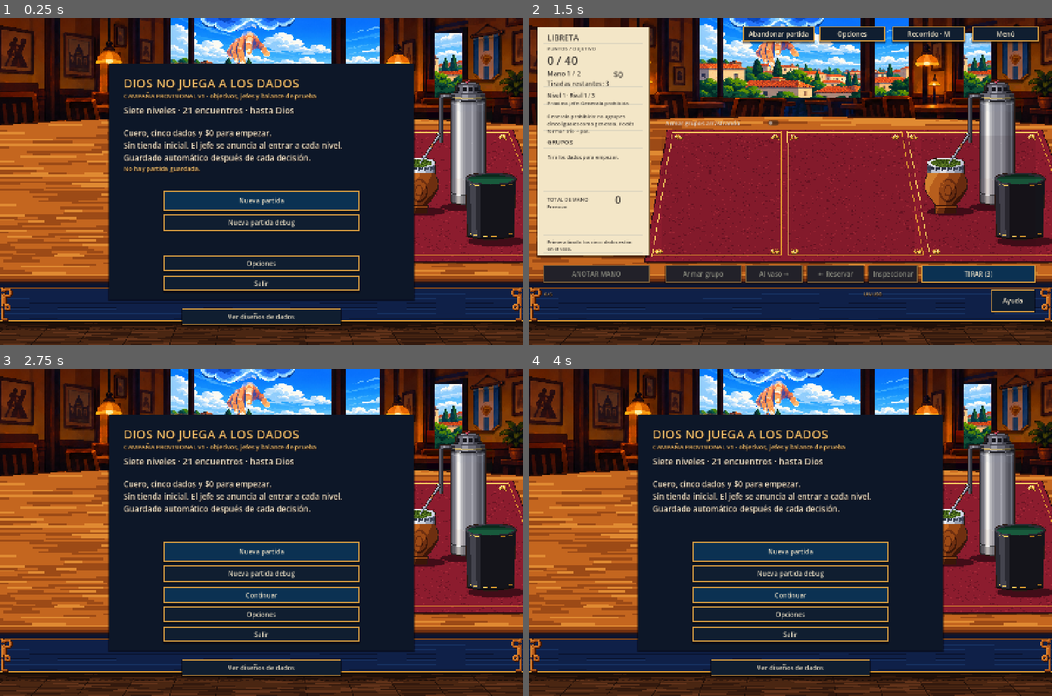
Above: before the commit, frames 1-4 (two rows, left to right).
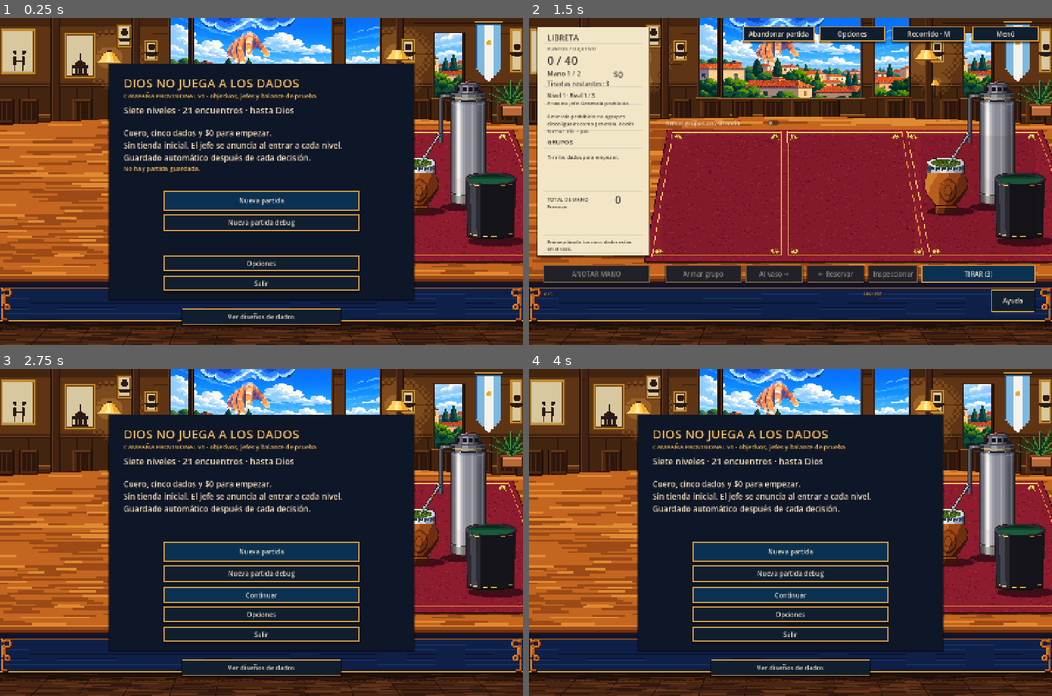
Above: after the commit, the same moments.

Repository: nicookazan/project-dice
Game: Godot game, scene res://main.tscn
Same seed, same stepped clock (60 frames per second), same inputs: the game is played once before the commit and once after it.
Inputs:
- Up to frame 1 (0.25 s): no input
- Up to frame 2 (1.5 s): click "Nueva partida" at 0.5 s; click "Empezar primer encuentro" at 1.25 s
- Up to frame 3 (2.75 s): click "Menú" at 2 s
- Up to frame 4 (4 s): click "Nueva partida debug" at 2.75 s; click "Seguir jugando" at 3.5 s

The runs differ from the first frame. In frame 1, 11% of the frame differs, in the area x 0-100%, y 0-33%; in frame 2, 9.4%; in frame 3, 11%; in frame 4, 11%.

Commit message:
Rehacer el salón del club en pixel art por código
Co-Authored-By: Claude Sonnet 5.5 <noreply@anthropic.com>

Diff:
--- a/scripts/backdrop.gd
+++ b/scripts/backdrop.gd
@@ -8,7 +8,7 @@
 const CUP_TABLE_ART = preload("res://assets/art/environment-v2/vaso-cuero-negro-mesa-v2.png")
 const CUP_SHOP_ART = preload("res://assets/art/environment-v2/vaso-cuero-negro-tienda-v1.png")
 const TABLE_V3 = preload("res://assets/art/pixel-v3/mesa-v3.png")
-const TABLE_PATCH_V3 = preload("res://assets/art/pixel-v3/mesa-parche-v3.png")
+const SALON_V3 = preload("res://assets/art/pixel-v3/salon-v3.png")
 const THERMOS_TABLE_V3 = preload("res://assets/art/pixel-v3/termo-mesa-v3.png")
 const MATE_V3 = preload("res://assets/art/pixel-v3/mate-v3.png")
 const CUP_V3 = preload("res://assets/art/pixel-v3/vaso-v3.png")
@@ -74,8 +74,8 @@
 	var cup_patch := Rect2(50, 640, 280, 235) if shop_mode else Rect2(1100, 330, 320, 260)
 	var cup_scale := Vector2(cup_art.get_size()) / Vector2(1440, 900)
 	if shop_mode: draw_texture_rect_region(cup_art, cup_patch, Rect2(cup_patch.position * cup_scale, cup_patch.size * cup_scale))
-	# Rebuilds the room behind the old thermos until the salon is redrawn (phase 4).
-	else: draw_texture_rect(TABLE_PATCH_V3, Rect2(1176, 168, 180, 128), false)
+	# Pixel-v3 club room (walls, lamps, pictures, chairs); windows are drawn over it.
+	else: draw_texture_rect(SALON_V3, Rect2(0, 0, 1440, 300), false)
 	var panels := {"dia": 0, "tarde": 1, "noche": 2, "espacio": 3, "agujero_negro": 4, "cielo": 5}
 	var cell := Vector2(EXTERIORS.get_size()) / Vector2(2, 3)
 	var index: int = panels.get(environment_id, 0)
--- a/tools/art/make_mesa.gd
+++ b/tools/art/make_mesa.gd
@@ -3,7 +3,6 @@
 ##   mesa-v3.png        madera + paño bordó + frente + piso (720×314 lógicos, desde la fila 136)
 ##   termo-mesa-v3.png  el termo de la tienda alargado para la mesa (72×175)
 ##   mate-v3.png, vaso-v3.png  objetos sobre el paño
-##   mesa-parche-v3.png fondo reconstruido detrás del termo viejo (hasta la Fase 4)
 ## Ejecutar: godot --path . --script res://tools/art/make_mesa.gd   (con GPU no hace falta; headless sirve)
 
 const PixelLib = preload("res://tools/art/pixel_lib.gd")
@@ -351,22 +350,6 @@
 	PixelLib.outline(img)
 	return img
 
-# ---------- parche del fondo detrás del termo viejo ----------
-func make_patch() -> Image:
-	var src := Image.load_from_file(ProjectSettings.globalize_path(BASE_PLATE))
-	var sx := float(src.get_width()) / 1440.0
-	var sy := float(src.get_height()) / 900.0
-	var img := PixelLib.make(90, 64)
-	for ly in range(64):
-		var py := 168 + ly * 2 + 1
-		var left := src.get_pixel(int(1170 * sx), int(py * sy))
-		var right := src.get_pixel(int(1360 * sx), int(py * sy))
-		for lx in range(90):
-			var t := (lx + 0.5) / 90.0
-			var c := left.lerp(right, t)
-			c = Color(roundf(c.r * 20.0) / 20.0, roundf(c.g * 20.0) / 20.0, roundf(c.b * 20.0) / 20.0, 1.0)
-			img.set_pixel(lx, ly, c)
-	return img
 
 func upscale(img: Image, k: int) -> Image:
 	var big := img.duplicate() as Image
@@ -381,17 +364,14 @@
 	var thermos := make_thermos_table()
 	var mate := make_mate()
 	var cup := make_cup()
-	var patch := make_patch()
 	table.get_region(Rect2i(0, TOP, W, H - TOP)).save_png(OUT + "mesa-v3.png")
 	thermos.save_png(OUT + "termo-mesa-v3.png")
 	mate.save_png(OUT + "mate-v3.png")
 	cup.save_png(OUT + "vaso-v3.png")
-	patch.save_png(OUT + "mesa-parche-v3.png")
 	# vista previa 1440×900 con las mismas posiciones que usa backdrop.gd
 	var plate := Image.load_from_file(ProjectSettings.globalize_path(BASE_PLATE))
 	plate.resize(1440, 900, Image.INTERPOLATE_NEAREST)
 	plate.convert(Image.FORMAT_RGBA8)
-	blit(plate, patch, 1176, 168)
 	blit(plate, table, 0, 0)
 	blit(plate, thermos, 1203, 168)
 	blit(plate, mate, 1088, 310)
--- /dev/null
+++ b/tools/art/make_salon.gd
@@ -0,0 +1,258 @@
+extends SceneTree
+## Genera pixel-v3/salon-v3.png: el salón del club (720×150 px lógicos = 1440×300 px).
+## Las ventanas se dibujan aparte (panorama animado); acá solo se dibuja su marco.
+## Ejecutar: godot --headless --path . --script res://tools/art/make_salon.gd
+
+const PixelLib = preload("res://tools/art/pixel_lib.gd")
+const Mask = preload("res://tools/art/mask.gd")
+const OUT := "res://assets/art/pixel-v3/salon-v3.png"
+const BASE_PLATE := "res://assets/art/environment-v2/mesa-libreta-frontal-v1.png"
+const W := 720
+const H := 150
+
+const WALL := [Color("2a160c"), Color("43240f"), Color("5e3414"), Color("7c4a1c"), Color("9a6228")]
+const BEAM := [Color("1a0c06"), Color("2e1810"), Color("422212"), Color("5c3318")]
+const CHAIR := [Color("1c0d07"), Color("33180c"), Color("4d2812"), Color("6a3a18")]
+const SHADE := [Color("8a4a10"), Color("c87a18"), Color("f0a828"), Color("ffd060"), Color("fff0a0")]
+const LEAF := [Color("0e2a14"), Color("1a4a22"), Color("2c6a30"), Color("4a8c3c")]
+const FRAME := Color("c08a30")
+const FRAME_DK := Color("6a3e12")
+const PAPER := Color("d8c8a0")
+const INK := Color("2a1a14")
+const WINDOWS := [Rect2(470, 0, 47, 217), Rect2(534, 0, 378, 219), Rect2(952, 0, 92, 215), Rect2(1198, 43, 73, 177)]
+# lámparas: [x, y de la pantalla, tamaño, ¿colgante?]
+const LAMPS := [[150, 54, 17, true], [161, 86, 8, false], [547, 50, 17, true], [559, 88, 8, false]]
+
+var img: Image
+
+func hash2(x: int, y: int, s: int = 0) -> float:
+	var n: int = (x * 374761393 + y * 668265263 + s * 1442695041) & 0x7fffffff
+	n = ((n ^ (n >> 13)) * 1274126177) & 0x7fffffff
+	n = n ^ (n >> 16)
+	return float(n & 0xffff) / 65535.0
+
+func put(x: int, y: int, c: Color) -> void:
+	if x >= 0 and y >= 0 and x < W and y < H: img.set_pixel(x, y, c)
+
+func rect(x: int, y: int, w: int, h: int, c: Color) -> void:
+	for j in range(h):
+		for i in range(w): put(x + i, y + j, c)
+
+func halo(x: int, y: int) -> int:
+	var boost := 0
+	for l in LAMPS:
+		var d := Vector2(x - l[0], (y - l[1]) * 1.25).length()
+		var r: float = l[2] * 2.2
+		if d < r * 0.5: boost = maxi(boost, 2)
+		elif d < r: boost = maxi(boost, 1)
+		elif d < r * 1.3 and (x + y) % 2 == 0: boost = maxi(boost, 1)
+	return boost
+
+func wall_color(x: int, y: int) -> Color:
+	var idx := 2
+	if y < 12: idx = 1
+	if y >= 93:  # friso: boiserie de madera con tablones verticales
+		idx = 1
+		if y == 93: idx = 3
+		elif y == 94: idx = 0
+		elif (x + 5) % 22 == 0: idx = 0
+	elif y > 88 and y < 93: idx = 1
+	else:
+		if y % 14 == 7 and hash2(x / 30, y, 1) > 0.6: idx -= 1
+	idx = clampi(idx + halo(x, y), 0, 4)
+	return WALL[idx]
+
+func in_window(x: int, y: int) -> bool:
+	for w in WINDOWS:
+		if x * 2 >= w.position.x - 1 and x * 2 < w.end.x + 1 and y * 2 >= w.position.y and y * 2 < w.end.y: return true
+	return false
+
+func beam(x: int, y0: int, y1: int, w: int) -> void:
+	for y in range(y0, y1):
+		for i in range(w):
+			var c: Color = BEAM[2]
+			if i == 0: c = BEAM[0]
+			elif i == 1: c = BEAM[3]
+			elif i == w - 1: c = BEAM[0]
+			elif i == w - 2: c = BEAM[1]
+			put(x + i, y, c)
+
+func window_frames() -> void:
+	for w in WINDOWS:
+		var x0 := int(w.position.x / 2.0)
+		var x1 := ceili(w.end.x / 2.0)
+		var y0 := int(w.position.y / 2.0)
+		var y1 := ceili(w.end.y / 2.0)
+		beam(x0 - 4, y0 - (4 if y0 > 0 else 0), y1 + 4, 4)
+		beam(x1, y0 - (4 if y0 > 0 else 0), y1 + 4, 4)
+		if y0 > 0:
+			for x in range(x0 - 4, x1 + 4):
+				put(x, y0 - 4, BEAM[0]); put(x, y0 - 3, BEAM[3]); put(x, y0 - 2, BEAM[2]); put(x, y0 - 1, BEAM[1])
+		for x in range(x0 - 6, x1 + 6):
+			put(x, y1, WALL[4]); put(x, y1 + 1, WALL[3]); put(x, y1 + 2, WALL[1]); put(x, y1 + 3, WALL[0])
+
+func lamp(l: Array) -> void:
+	var cx: int = l[0]
+	var cy: int = l[1]
+	var s: int = l[2]
+	if l[3]:
+		for y in range(0, cy - int(s * 0.5)): put(cx, y, BEAM[1])
+		var hw := s
+		for i in range(int(s * 0.9)):
+			var y := cy - int(s * 0.45) + i
+			var half := int(lerpf(s * 0.35, hw, i / (s * 0.9)))
+			for x in range(cx - half, cx + half + 1):
+				var u := float(x - cx) / maxf(half, 1)
+				var idx := 3 if u < -0.35 else (4 if u < 0.1 else (3 if u < 0.5 else 2))
+				if i >= int(s * 0.9) - 2: idx = 4
+				put(x, y, SHADE[idx])
+			put(cx - half - 1, y, SHADE[0]); put(cx + half + 1, y, SHADE[0])
+		for x in range(cx - hw - 1, cx + hw + 2): put(x, cy + int(s * 0.45), SHADE[0])
+		rect(cx - 2, cy - int(s * 0.5) - 2, 5, 3, BEAM[2])
+	else:
+		# lámpara de mesa: pie fino y pantalla chica
+		rect(cx - 1, cy + 3, 2, 22, BEAM[1])
+		rect(cx - 4, cy + 24, 9, 2, BEAM[2])
+		for i in range(7):
+			var half := 2 + i / 2
+			for x in range(cx - half, cx + half + 1):
+				put(x, cy - 3 + i, SHADE[3 if x < cx else 2])
+			put(cx - half - 1, cy - 3 + i, SHADE[0]); put(cx + half + 1, cy - 3 + i, SHADE[0])
+		for x in range(cx - 6, cx + 7): put(x, cy + 4, SHADE[4])
+
+func picture(x: int, y: int, w: int, h: int, kind: String) -> void:
+	rect(x, y, w, h, FRAME_DK)
+	rect(x + 1, y + 1, w - 2, h - 2, FRAME)
+	rect(x + 3, y + 3, w - 6, h - 6, FRAME_DK)
+	rect(x + 4, y + 4, w - 8, h - 8, PAPER)
+	for i in range(w - 8): put(x + 4 + i, y + h - 5, PAPER.darkened(0.12))
+	var cx := x + w / 2
+	var by := y + h - 5
+	match kind:
+		"dancers":
+			for k in [-1, 1]:
+				var hx: int = cx + k * 6
+				for yy in range(by - 22, by): put(hx, yy, INK); put(hx + 1, yy, INK)
+				for yy in range(by - 20, by - 8):
+					for xx in range(hx - 1 - (by - 20 - yy) / 6 * 0 , hx + 3): put(xx, yy, INK)
+				for a in range(-2, 3):
+					for b in range(-2, 3):
+						if a * a + b * b <= 5: put(hx + 1 + a, by - 26 + b, INK)
+			for xx in range(cx - 6, cx + 8): put(xx, by - 14, INK)
+		"building":
+			rect(cx - 12, by - 14, 24, 14, INK)
+			for a in range(-8, 9):
+				for b in range(0, 9):
+					if a * a + b * b * 1.4 <= 64: put(cx + a, by - 14 - b, INK)
+			rect(cx, by - 30, 1, 10, INK)
+			for k in range(-9, 10, 6): rect(cx + k, by - 10, 2, 7, PAPER)
+		_:
+			for a in range(-5, 6):
+				for b in range(-5, 6):
+					if a * a + b * b <= 22: put(cx + a, y + h / 2 - 6 + b, INK)
+			for a in range(-9, 10):
+				for b in range(0, 9):
+					if a * a + b * b * 3 <= 84: put(cx + a, y + h / 2 + 2 + b, INK)
+
+func chair(x: int, base: int, scale: int) -> void:
+	var w := 14 * scale
+	var h := 17 * scale
+	var top := base - h
+	for j in range(h):
+		for i in range(w):
+			var c: Color = WALL[0]
+			var post := i < 4 or i >= w - 4
+			if post:
+				c = CHAIR[3] if i == 1 else (CHAIR[2] if i < 4 and i > 1 else (CHAIR[1] if i == w - 4 or i == w - 3 else CHAIR[0]))
+			elif j < 4:
+				c = CHAIR[3] if j == 0 else (CHAIR[2] if j < 3 else CHAIR[0])
+			elif j >= h - 5:
+				c = CHAIR[2] if j < h - 2 else CHAIR[0]
+			elif (i - 4) % 6 < 3:
+				c = CHAIR[2] if (i - 4) % 6 == 0 else CHAIR[1]
+			put(x + i, top + j, c)
+
+func table_top(x: int, y: int, rx: int) -> void:
+	for dy in range(-2, 3):
+		for dx in range(-rx, rx + 1):
+			if (dx * dx) / float(rx * rx) + (dy * dy) / 6.0 <= 1.0:
+				put(x + dx, y + dy, WALL[4] if dy < 0 else (WALL[3] if dy == 0 else WALL[2]))
+	rect(x - rx + 2, y + 3, rx * 2 - 3, 1, WALL[0])
+
+func pennant(x: int, y: int) -> void:
+	rect(x - 2, y - 3, 38, 2, Color("d8a030"))
+	for yy in range(0, 62):
+		for xx in range(34):
+			var c := Color("7cb8e0")
+			if xx >= 11 and xx < 23: c = Color("f2f2ee")
+			if xx == 0 or xx == 33: c = Color("2a5a8a")
+			put(x + xx, y + yy, c)
+	for k in range(0, 18):
+		for xx in range(k, 34 - k):
+			var c2 := Color("7cb8e0")
+			if xx >= 11 and xx < 23: c2 = Color("f2f2ee")
+			put(x + xx, y + 62 + k, c2)
+	for a in range(-4, 5):
+		for b in range(-4, 5):
+			if a * a + b * b <= 14: put(x + 17 + a, y + 26 + b, Color("e8a830"))
+	for xx in range(34): put(x + xx, y, Color("2a5a8a"))
+
+func plant(x: int, base: int) -> void:
+	rect(x - 12, base - 14, 26, 14, PixelLib.COPPER[2])
+	rect(x - 12, base - 14, 26, 2, PixelLib.COPPER[3])
+	rect(x - 12, base - 2, 26, 2, PixelLib.COPPER[0])
+	rect(x - 14, base - 18, 30, 4, PixelLib.COPPER[1])
+	for k in range(9):
+		var ang := lerpf(-1.25, 1.25, k / 8.0)
+		var len := 34 + (k % 3) * 8
+		for t in range(len):
+			var p := Vector2(x, base - 18) + Vector2(sin(ang) * t * 0.9, -cos(ang) * t * 0.8 + t * t * 0.004 * absf(sin(ang)))
+			var th := 2 if t < len * 0.7 else 1
+			for q in range(-th, th + 1):
+				put(roundi(p.x) + q, roundi(p.y), LEAF[3 if q < 0 else (2 if q == 0 else 1)])
+	for k in range(7):
+		var ang2 := lerpf(-0.9, 0.9, k / 6.0)
+		for t in range(0, 26 + (k % 2) * 6):
+			var pt := Vector2(x, base - 18) + Vector2(sin(ang2) * t * 0.8, -cos(ang2) * t)
+			put(roundi(pt.x), roundi(pt.y), LEAF[0])
+
+func make() -> void:
+	img = PixelLib.make(W, H)
+	for y in range(H):
+		for x in range(W): img.set_pixel(x, y, wall_color(x, y))
+	# fondo del salón detrás del ventanal: mesas y sillas lejanas
+	for tx in [[60, 134, 24], [175, 134, 22], [300, 134, 26], [440, 134, 24], [632, 134, 22], [695, 134, 24]]:
+		table_top(tx[0], tx[1], tx[2])
+	for c in [[-8, 146, 2], [26, 146, 2], [100, 146, 2], [196, 146, 2], [236, 146, 2], [280, 146, 2], [322, 146, 2], [360, 146, 2], [400, 146, 2], [490, 146, 2], [524, 146, 2], [566, 146, 2], [610, 146, 2], [650, 146, 2], [684, 146, 2]]:
+		chair(c[0], c[1], c[2])
+	beam(70, 0, 147, 13)
+	beam(182, 0, 147, 11)
+	beam(545, 0, 147, 11)
+	window_frames()
+	picture(0, 14, 50, 64, "dancers")
+	picture(88, 20, 44, 64, "building")
+	picture(160, 8, 22, 34, "portrait")
+	picture(198, 30, 20, 30, "portrait")
+	picture(552, 28, 20, 34, "portrait")
+	picture(702, 14, 18, 62, "portrait")
+	for l in LAMPS: lamp(l)
+	pennant(656, 8)
+	plant(704, 136)
+
+func upscale(src: Image, k: int) -> Image:
+	var big := src.duplicate() as Image
+	big.resize(src.get_width() * k, src.get_height() * k, Image.INTERPOLATE_NEAREST)
+	return big
+
+func _init() -> void:
+	make()
+	img.save_png(OUT)
+	var plate := Image.load_from_file(ProjectSettings.globalize_path(BASE_PLATE))
+	plate.resize(1440, 900, Image.INTERPOLATE_NEAREST)
+	plate.convert(Image.FORMAT_RGBA8)
+	var back := plate.duplicate() as Image
+	plate.blend_rect(upscale(img, 2), Rect2i(0, 0, W * 2, H * 2), Vector2i(0, 0))
+	for w in WINDOWS: plate.blit_rect(back, Rect2i(w), Vector2i(w.position))
+	plate.save_png("res://test-results/salon-v3-preview.png")
+	print("ok salon")
+	quit()
Binary file removed: assets/art/pixel-v3/mesa-parche-v3.png
Binary file added: assets/art/pixel-v3/salon-v3.png
Not shown, changed: assets/art/pixel-v3/salon-v3.png.import
Not shown, added: tools/art/make_mesa.gd.uid
Not shown, added: tools/art/make_salon.gd.uid
Not shown, changed: ART-PROMPTS.md
Not shown, changed: docs/PLAN-ARTE-PIXEL.md
